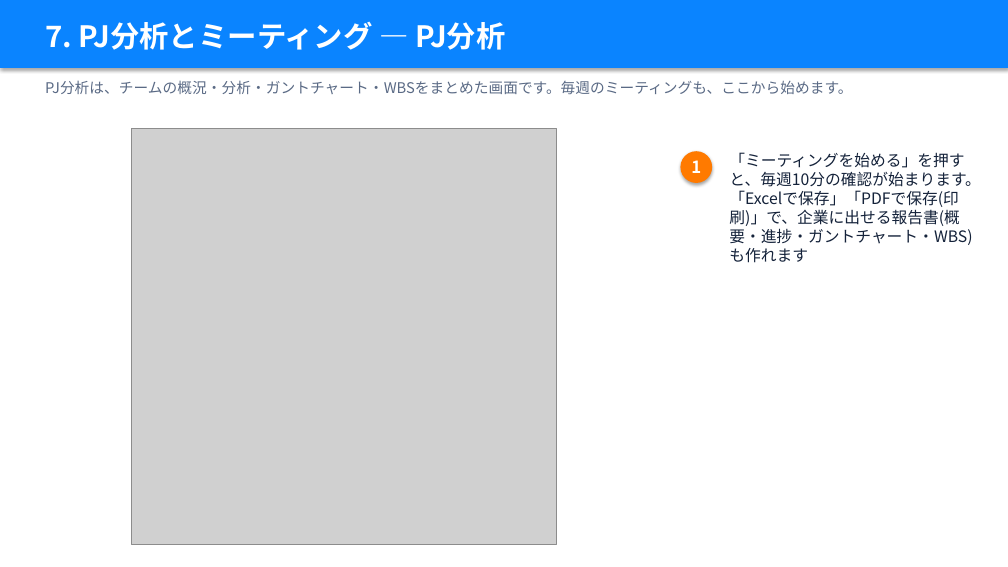
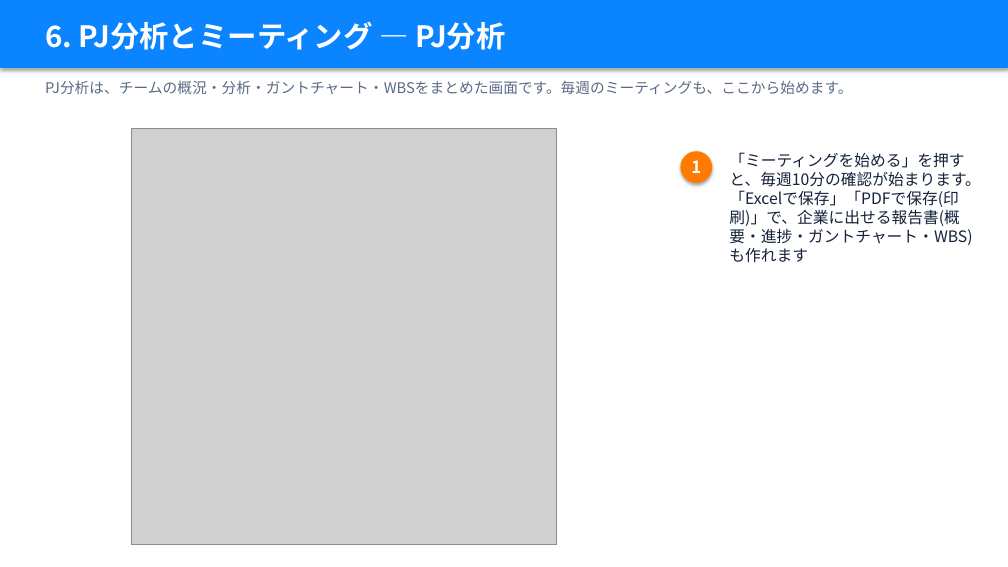
Before and after one commit to takky416-byte/sotsuken_pj_management, a slide deck: slide 21 of docs/manual/卒研PJ管理_説明資料_学生編.pptx (slide 24 before the commit). Drawn at 1008x567 pixels with LibreOffice and Linux fonts; fonts in the diff are those of the drawing; grey boxes stand for pictures. Boxes give left, top, right and bottom in pixels: in the first picture for what was removed or moved away, otherwise in the second. Text is boxed around its words. In the diff, an @@ line names an element or a change of style, - is before the commit and + after.

```diff
--- a/docs/manual/卒研PJ管理_説明資料_学生編.pptx
+++ b/docs/manual/卒研PJ管理_説明資料_学生編.pptx
@@ text at box(45, 21, 505, 50): text changed @@
-7. PJ分析とミーティング — PJ分析
+6. PJ分析とミーティング — PJ分析
```
Also in this commit, not shown: 21 other slides changed, 4 slides removed, 19 other files.
